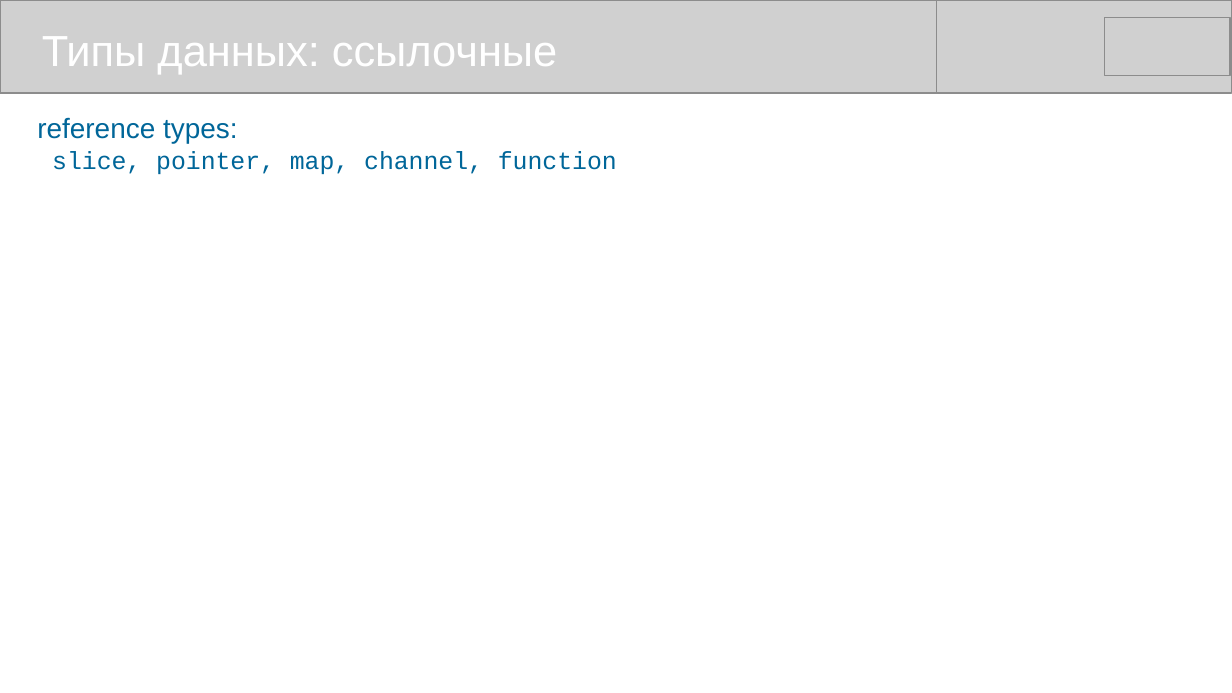
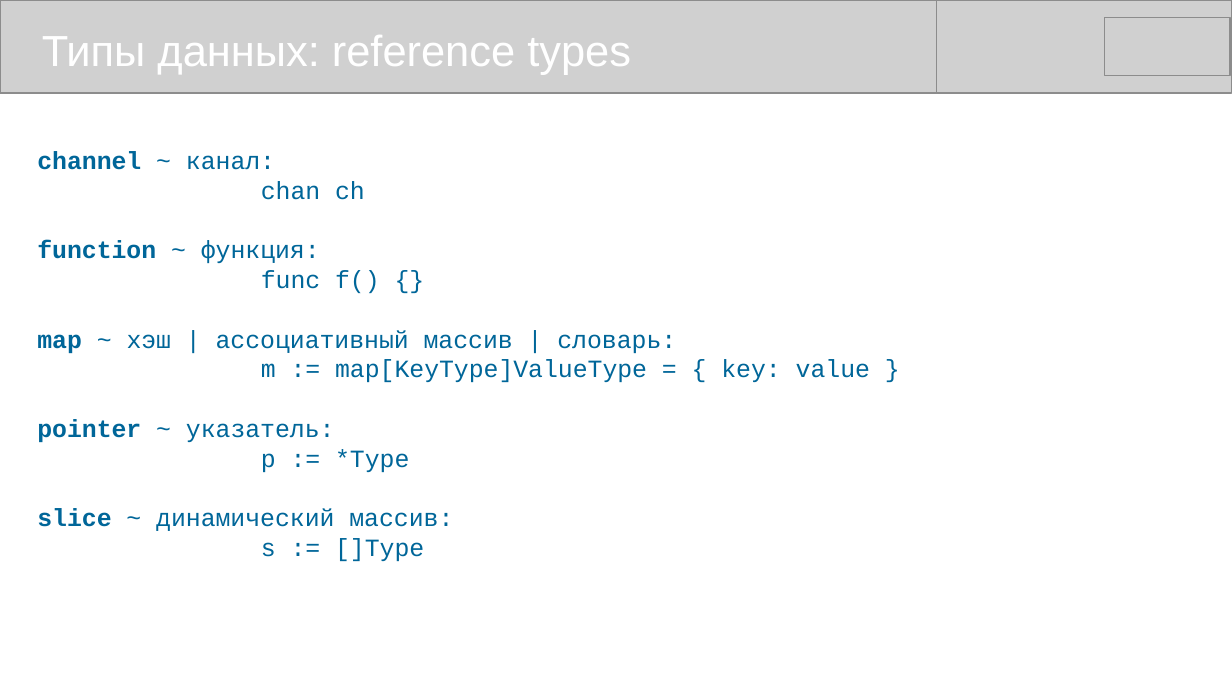
Before and after one commit to mike-shock/Go_language, a slide deck: slide 14 of Go_Intro.odp (slide 13 before the commit). Drawn at 1232x693 pixels with LibreOffice and Linux fonts; fonts in the diff are those of the drawing; grey boxes stand for pictures. Boxes give left, top, right and bottom in pixels: in the first picture for what was removed or moved away, otherwise in the second. Text is boxed around its words. In the diff, an @@ line names an element or a change of style, - is before the commit and + after.

```diff
--- a/Go_Intro.odp
+++ b/Go_Intro.odp
@@ text at <box>42,35,631,75</box>: text changed @@
-Типы данных: ссылочные
+Типы данных: reference types
@@ text at <box>37,151,870,561</box>: text changed @@
-reference types:
-slice, pointer, map, channel, function
+channel ~ канал:
+chan ch
+function ~ функция:
+func f() {}
+map ~ хэш | ассоциативный массив | словарь:
+m := map[KeyType]ValueType = { key: value }
+pointer ~ указатель:
+p := *Type
+slice ~ динамический массив:
+s := []Type
```
Also in this commit, not shown: 7 other slides changed, 2 slides added.
